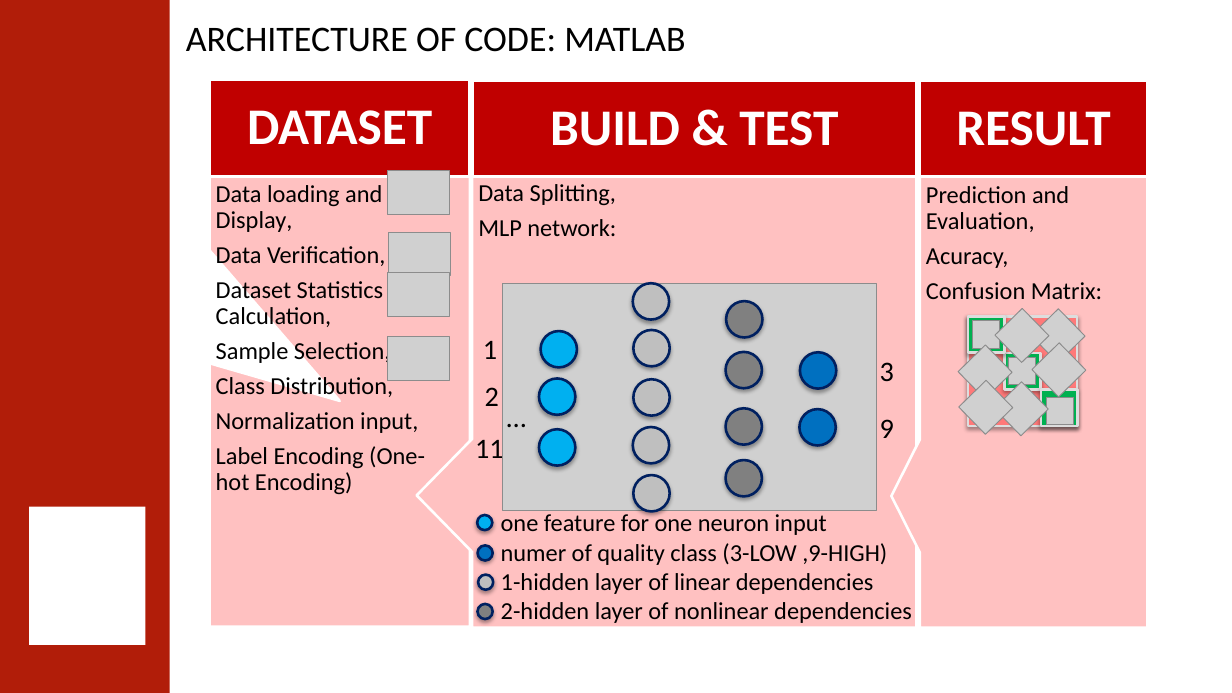
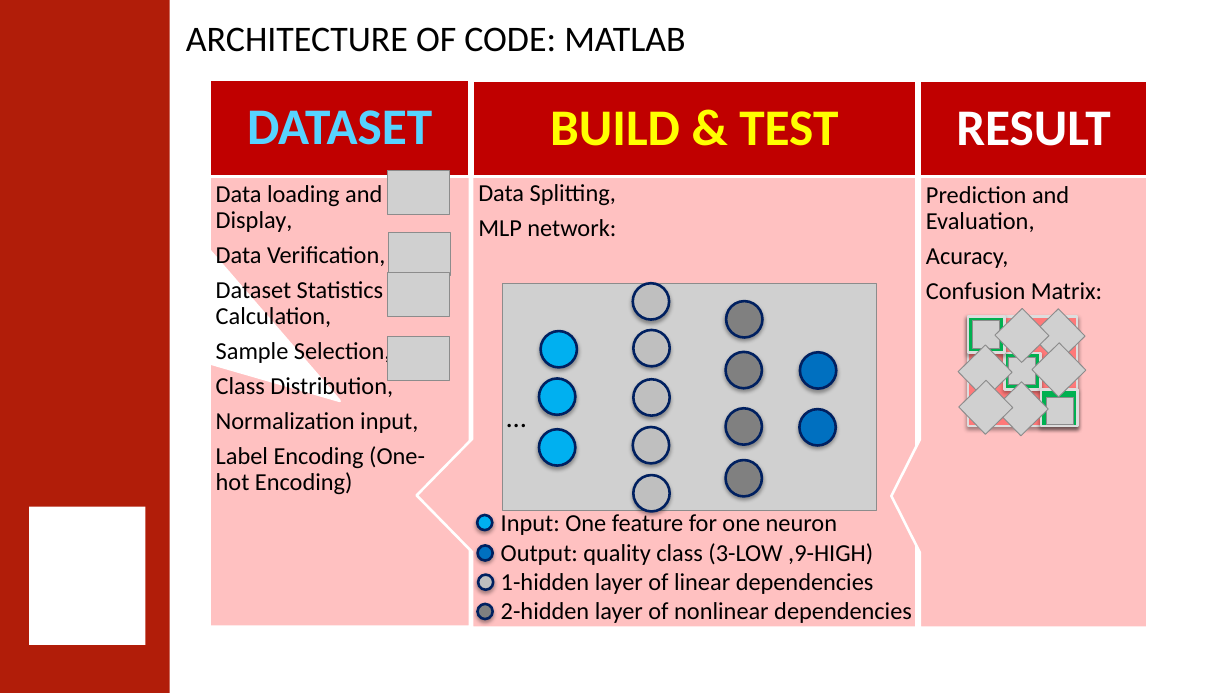
Before and after one commit to 0ZGAnetwork/WineQualityProject, a slide deck: slide 7 of Wine quality classification using Artificial Neural Network.pptx. Drawn at 1232x693 pixels with LibreOffice and Linux fonts; fonts in the diff are those of the drawing; grey boxes stand for pictures; background and template pictures are left out. Boxes give left, top, right and bottom in pixels: in the first picture for what was removed or moved away, otherwise in the second. Text is boxed around its words. In the diff, an @@ line names an element or a change of style, - is before the commit and + after.

```diff
--- a/Wine quality classification using Artificial Neural Network.pptx
+++ b/Wine quality classification using Artificial Neural Network.pptx
@@ text "DATASET" at [247, 110, 432, 145]: text colour #FFFFFF to #57D3FF @@
@@ text "BUILD & TEST" at [550, 111, 838, 146]: text colour #FFFFFF to #FFFF00 @@
@@ text removed at [483, 341, 497, 359] @@
-1
@@ text removed at [485, 387, 499, 406] @@
-2
@@ text removed at [880, 362, 894, 382] @@
-3
@@ text removed at [880, 419, 894, 438] @@
-9
@@ text removed at [475, 435, 504, 465] @@
-11
@@ text at [501, 512, 873, 565]: text changed @@
-one feature for one neuron input
-numer of quality class (3-LOW ,9-HIGH)
+Input: One feature for one neuron
+Output: quality class (3-LOW ,9-HIGH)
```
Also in this commit, not shown: 4 other slides changed, 1 slide added, 2 slides removed, 13 other files.
